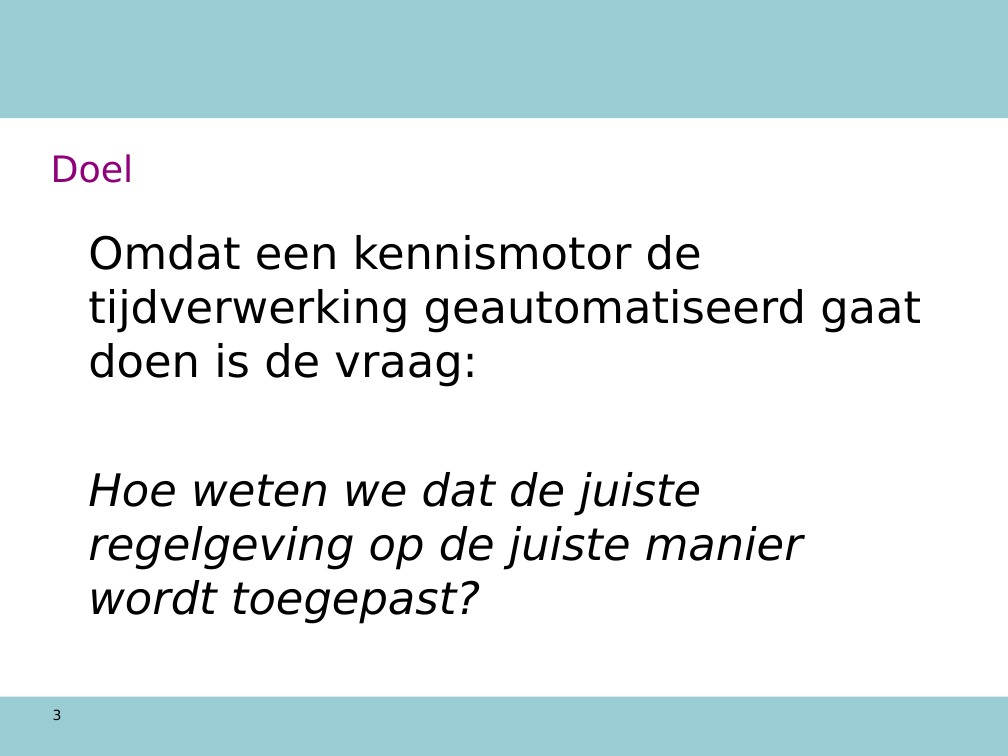
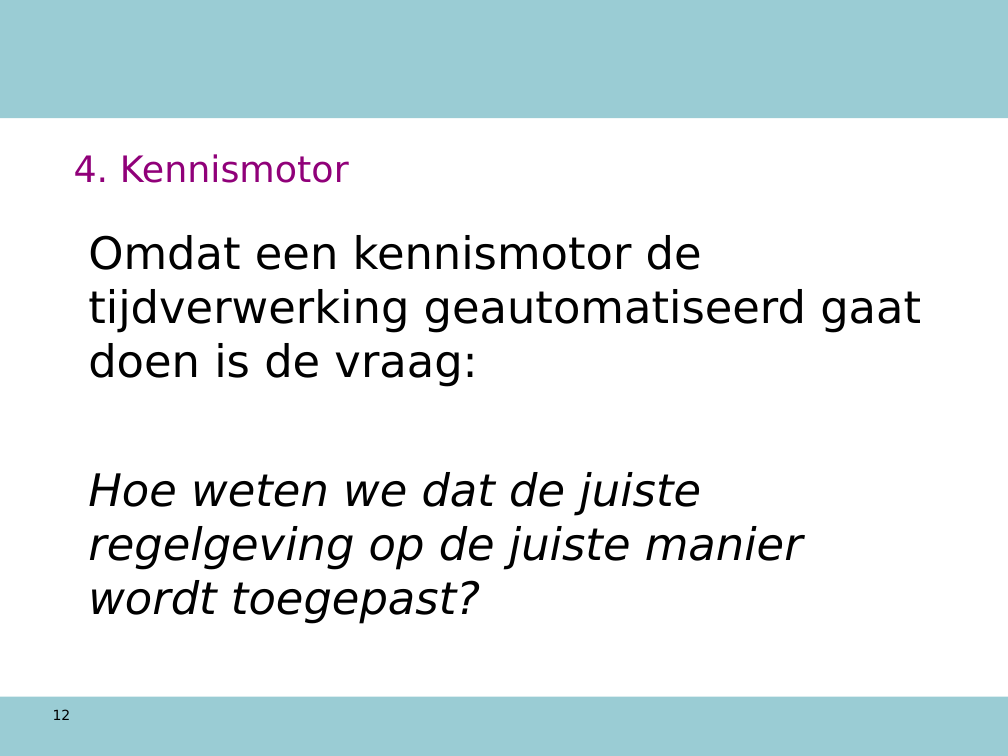
Before and after one commit to AmpersandTarski/ampersand-models, a slide deck: slide 12 of NVWA DTV/werkdocumenten/TO 12 augustus.ppt (slide 3 before the commit). Drawn at 1008x756 pixels with LibreOffice and Linux fonts; fonts in the diff are those of the drawing; background and template pictures are left out. Boxes give left, top, right and bottom in pixels: in the first picture for what was removed or moved away, otherwise in the second. Text is boxed around its words. In the diff, an @@ line names an element or a change of style, - is before the commit and + after.

```diff
--- a/NVWA DTV/werkdocumenten/TO 12 augustus.ppt
+++ b/NVWA DTV/werkdocumenten/TO 12 augustus.ppt
@@ title at bbox=[74, 154, 349, 183]: text changed @@
-Doel
+4. Kennismotor
@@ page number at bbox=[53, 709, 71, 720]: text changed @@
-3
+12
```
Also in this commit, not shown: 11 other slides changed, 23 slides added, 6 slides removed, 4 other files.
